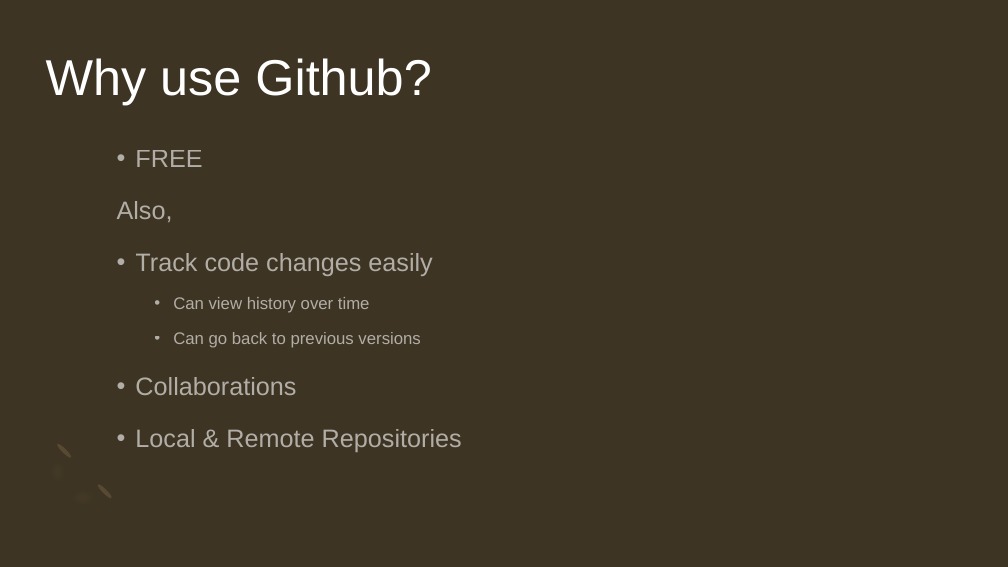
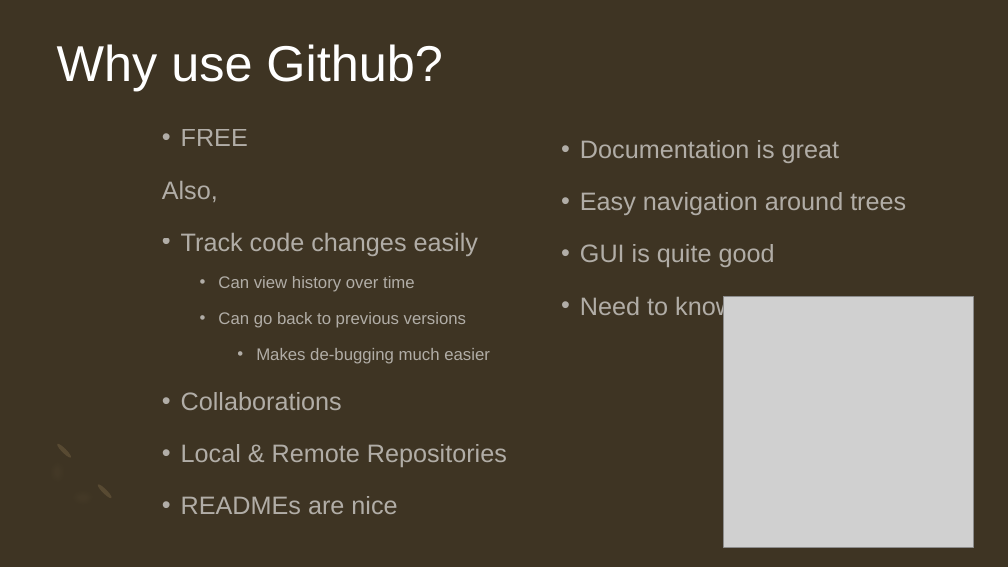
Before and after one commit to JoanneStasiak/JupyterNotebook, a slide deck: slide 3 of Github and jupyter.pptx (slide 4 before the commit). Drawn at 1008x567 pixels with LibreOffice and Linux fonts; fonts in the diff are those of the drawing; grey boxes stand for pictures. Boxes give left, top, right and bottom in pixels: in the first picture for what was removed or moved away, otherwise in the second. Text is boxed around its words. In the diff, an @@ line names an element or a change of style, - is before the commit and + after.

```diff
--- a/Github and jupyter.pptx
+++ b/Github and jupyter.pptx
@@ title "Why use Github?": place and size @@
-title "Why use Github?" at box(46, 58, 431, 105)
+title "Why use Github?" at box(57, 44, 442, 91)
@@ text "FREE": place and size @@
-text "FREE" at box(117, 150, 462, 452)
+text "FREE" at box(162, 129, 507, 514)
@@ text added at box(580, 140, 909, 320), 24 pt, text #FFFFFF at 60% opacity @@
+• Documentation is great
+• Easy navigation around trees
+• GUI is quite good
+• Need to know minimal coding
@@ picture added at box(724, 296, 974, 547) @@
@@ text at box(256, 348, 490, 364): paragraph added @@
+    • Makes de-bugging much easier
@@ text at box(181, 496, 397, 514): paragraph added @@
+• READMEs are nice
```
Also in this commit, not shown: 5 other slides changed, 3 slides added, 1 slide removed.
